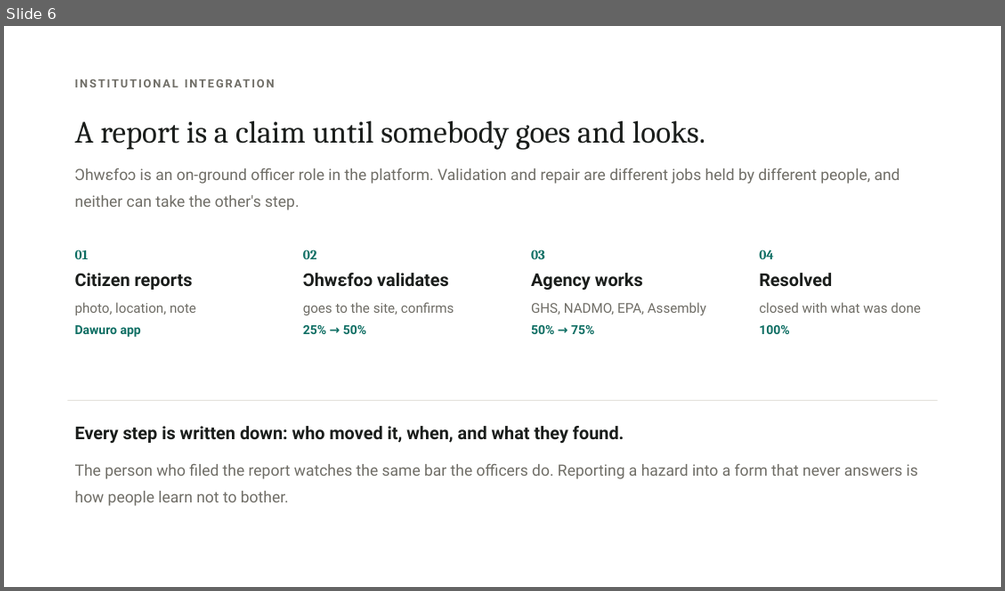
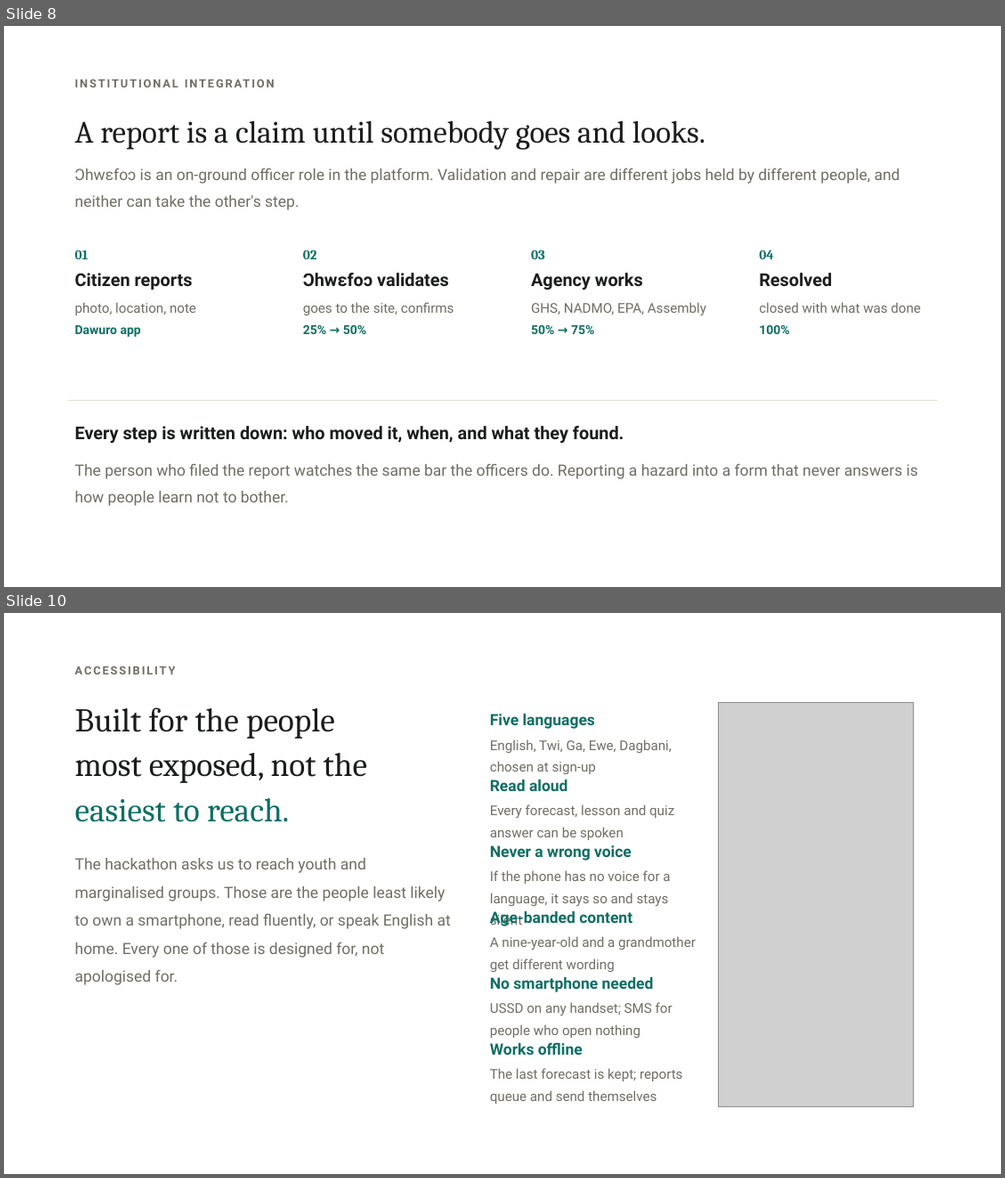
Before and after one commit to Joeboy77/ClimateHealth, a slide deck: deck/ClimaHealth-Predict.pptx. Shown one above the other, each under a label of ours: slide 6 before the commit, slides 8 and 10 after it; the slides between them are not shown. The pictures are 1005x591 and 1005x1178 pixels, drawn with LibreOffice and Linux fonts; fonts in the diff are those of the drawing; grey boxes stand for pictures. Boxes give left, top, right and bottom in pixels: in the first picture for what was removed or moved away, otherwise in the second. Text is boxed around its words. In the diff, an @@ line names an element or a change of style, - is before the commit and + after.

```diff
--- a/deck/ClimaHealth-Predict.pptx
+++ b/deck/ClimaHealth-Predict.pptx
@@ slide 10 added at bbox=[4, 613, 1001, 1174], background #FFFFFF @@
@@ text added at bbox=[75, 666, 176, 674], 11 pt, text #6F6D66, bold @@
+ACCESSIBILITY
@@ text added at bbox=[75, 707, 451, 985], 15 pt, text #6F6D66 @@
+Built for the people
+most exposed, not the
+easiest to reach.
+The hackathon asks us to reach youth and marginalised groups. Those are the people least likely to own a smartphone, read fluently, or speak English at home. Every one of those is designed for, not apologised for.
@@ text added at bbox=[490, 714, 671, 774], 13 pt, text #6F6D66 @@
+Five languages
+English, Twi, Ga, Ewe, Dagbani, chosen at sign-up
@@ picture added at bbox=[718, 703, 914, 1107] @@
@@ text added at bbox=[490, 779, 674, 840], 13 pt, text #6F6D66 @@
+Read aloud
+Every forecast, lesson and quiz answer can be spoken
@@ text added at bbox=[490, 845, 670, 906], 13 pt, text #6F6D66 @@
+Never a wrong voice
+If the phone has no voice for a language, it says so and stays silent
@@ text added at bbox=[490, 911, 696, 972], 13 pt, text #6F6D66 @@
+Age-banded content
+A nine-year-old and a grandmother get different wording
@@ text added at bbox=[490, 977, 672, 1038], 13 pt, text #6F6D66 @@
+No smartphone needed
+USSD on any handset; SMS for people who open nothing
@@ text added at bbox=[490, 1042, 682, 1103], 13 pt, text #6F6D66 @@
+Works offline
+The last forecast is kept; reports queue and send themselves
@@ what was slide 6 is now slide 8 @@
```
Also in this commit, not shown: 4 slides changed, 4 other slides added, 1 slide removed, 18 other files.
